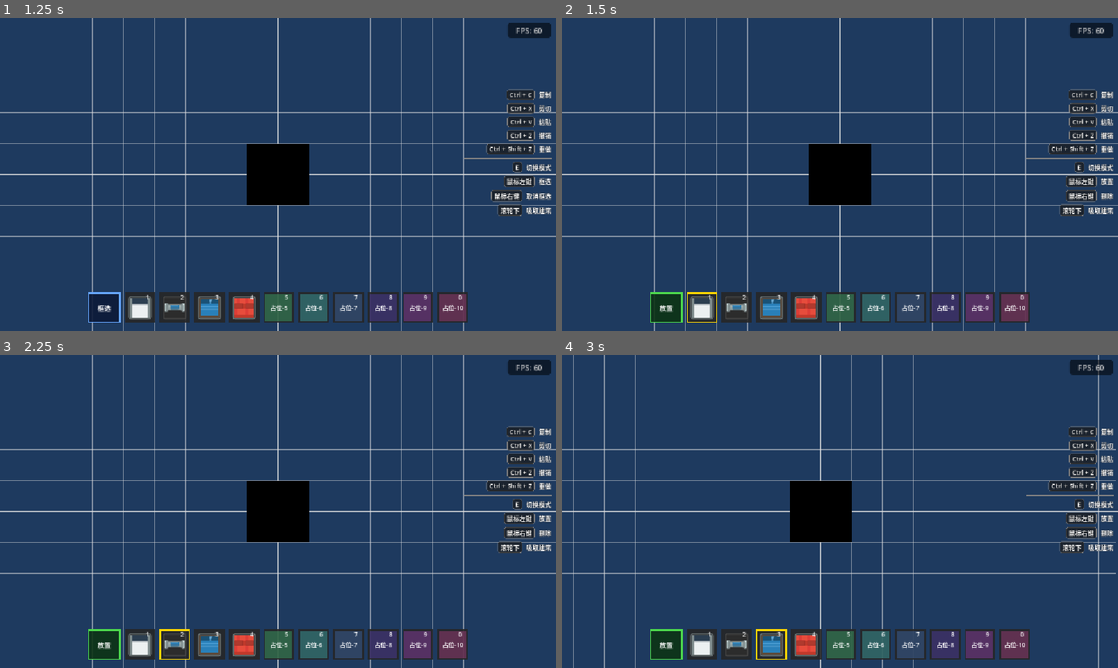
Above: before the commit, frames 1-4 (two rows, left to right).
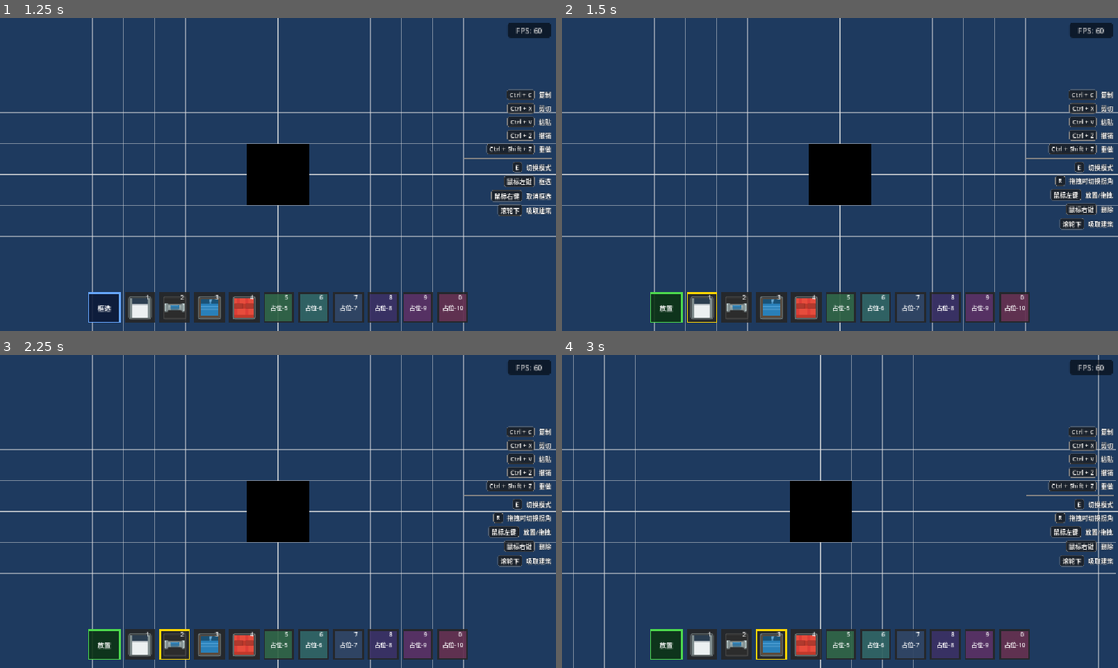
Above: after the commit, the same moments.

Repository: liuyun847/demo
Game: Godot game, scene res://scenes/main.tscn
The game is run twice, just before and just after one commit, with the same random seed, the same clock (stepped at 60 frames per second) and the same inputs.
Inputs (mouse positions are in pixels of both pictures, inside the frame that each line leads up to):
- Up to frame 1 (1.25 s): click "开始游戏" at 0.5 s
- Up to frame 2 (1.5 s): tap Enter at 1.25 s; drag from (701, 309) to (895, 105) at 1.27 s
- Up to frame 3 (2.25 s): tap Space at 2 s; drag from (172, 646) to (250, 574) at 2.02 s
- Up to frame 4 (3 s): tap Enter at 2.75 s; move the mouse to (773, 646) at 2.77 s; hold D (move_right) from 2.78 s (still down); hold R (rotate_clipboard) from 2.78 s (still down); click (773, 646) at 2.85 s

Frame 1 is identical in both runs. In frame 2, 1.2% of the frame differs, in the area x 87-100%, y 50-68%; in frame 3, 1.2%; in frame 4, 1.2%.

Commit message:
refactor(building): 添加L形格子生成工具并优化拖拽选择
1. 新增BuildingManager.get_l_cells方法生成L形路径格子，支持拐角方向配置
2. 更新按键绑定显示文本，将旋转功能描述改为"旋转/切换"
3. 重构拖拽选择逻辑，支持通过旋转按键切换L形拐角方向
4. 完善对应单元测试用例

Diff:
--- a/scripts/autoload/keybind_manager.gd
+++ b/scripts/autoload/keybind_manager.gd
@@ -18,7 +18,7 @@
 	"ui_paste": "粘贴",
 	"ui_undo": "撤销",
 	"ui_redo": "重做",
-	"rotate_clipboard": "粘贴时旋转",
+	"rotate_clipboard": "旋转/切换",
 }
 
 const COMBO_MODIFIER: Dictionary = {
--- a/scripts/building/building_manager.gd
+++ b/scripts/building/building_manager.gd
@@ -417,6 +417,22 @@
 
 	return cells
 
+static func get_l_cells(from_pos: Vector2i, to_pos: Vector2i, corner_first_horizontal: bool) -> Array[Vector2i]:
+	var cells: Array[Vector2i] = []
+	var corner: Vector2i
+	if corner_first_horizontal:
+		corner = Vector2i(to_pos.x, from_pos.y)
+	else:
+		corner = Vector2i(from_pos.x, to_pos.y)
+
+	var seg1 := get_line_cells(from_pos, corner)
+	var seg2 := get_line_cells(corner, to_pos)
+	cells.append_array(seg1)
+	for pos in seg2:
+		if pos != corner:
+			cells.append(pos)
+	return cells
+
 static func get_paste_line_anchors(from_pos: Vector2i, to_pos: Vector2i, unit_width: int, unit_height: int) -> Array[Vector2i]:
 	var anchors: Array[Vector2i] = []
 	var dx := to_pos.x - from_pos.x
--- a/scripts/grid/map_input_handler.gd
+++ b/scripts/grid/map_input_handler.gd
@@ -9,6 +9,8 @@
 
 var _last_hovered_grid: Vector2i = Vector2i(-99999, -99999)
 var _has_camera: bool = false
+var _drag_corner_first_horizontal: bool = true
+var _last_drag_grid: Vector2i = Vector2i.ZERO
 
 func _ready() -> void:
 	if not building_manager:
@@ -49,6 +51,16 @@
 	return not _is_building_placement_mode() and not _is_paste_mode()
 
 func _unhandled_input(event: InputEvent) -> void:
+	if event.is_action_pressed("rotate_clipboard") and not event.is_echo():
+		if _state_machine.current_state == _InputStateMachine.State.DRAGGING:
+			_drag_corner_first_horizontal = not _drag_corner_first_horizontal
+			var start_grid: Vector2i = _state_machine.context.get("start_grid", Vector2i.ZERO)
+			if start_grid != _last_drag_grid:
+				var cells: Array[Vector2i] = BuildingManager.get_l_cells(start_grid, _last_drag_grid, _drag_corner_first_horizontal)
+				building_manager.show_ghost(cells)
+			get_viewport().set_input_as_handled()
+			return
+
 	if not _has_camera:
 		return
 	var viewport: Viewport = get_viewport()
@@ -114,7 +126,8 @@
 		_InputStateMachine.State.DRAGGING:
 			var start_grid: Vector2i = _state_machine.context.get("start_grid", Vector2i.ZERO)
 			if grid_pos != start_grid:
-				var cells: Array[Vector2i] = BuildingManager.get_line_cells(start_grid, grid_pos)
+				_last_drag_grid = grid_pos
+				var cells: Array[Vector2i] = BuildingManager.get_l_cells(start_grid, grid_pos, _drag_corner_first_horizontal)
 				building_manager.show_ghost(cells)
 			viewport.set_input_as_handled()
 		_InputStateMachine.State.REMOVING:
@@ -184,7 +197,7 @@
 		var ctx: Dictionary = _state_machine.context
 		var start_grid: Vector2i = ctx.get("start_grid", Vector2i.ZERO)
 		var building_type: String = ctx.get("building_type", "default")
-		var cells: Array[Vector2i] = BuildingManager.get_line_cells(start_grid, grid_pos)
+		var cells: Array[Vector2i] = BuildingManager.get_l_cells(start_grid, grid_pos, _drag_corner_first_horizontal)
 		var placed: Dictionary = {}
 		for cell: Vector2i in cells:
 			if building_manager.place_building(cell, building_type):
--- a/scripts/ui/key_hints.gd
+++ b/scripts/ui/key_hints.gd
@@ -12,6 +12,7 @@
 var _right_click_desc: Label
 var _pipette_desc: Label
 var _rotate_row: HBoxContainer
+var _rotate_desc: Label
 
 @onready var _inventory_bar: InventoryBar = %InventoryBar
 
@@ -85,8 +86,8 @@
 	var key_label := _make_keycap("rotate_clipboard")
 	_rotate_row.add_child(key_label)
 
-	var desc := _make_desc("粘贴时旋转")
-	_rotate_row.add_child(desc)
+	_rotate_desc = _make_desc("粘贴时旋转")
+	_rotate_row.add_child(_rotate_desc)
 
 	_rotate_row.hide()
 	add_child(_rotate_row)
@@ -209,11 +210,13 @@
 		"paste":
 			_left_click_desc.text = "粘贴"
 			_right_click_desc.text = "取消粘贴"
+			_rotate_desc.text = "粘贴时旋转"
 			_rotate_row.show()
 		"place":
-			_left_click_desc.text = "放置"
+			_left_click_desc.text = "放置/拖拽"
 			_right_click_desc.text = "删除"
-			_rotate_row.hide()
+			_rotate_desc.text = "拖拽时切换拐角"
+			_rotate_row.show()
 		"select":
 			_left_click_desc.text = "框选"
 			_right_click_desc.text = "取消框选"
--- a/tests/unit/test_building_manager.gd
+++ b/tests/unit/test_building_manager.gd
@@ -103,6 +103,47 @@
 	assert_eq(cells.size(), 1, "单点应返回 1 个格子")
 	assert_eq(cells[0], Vector2i(2, 2))
 
+func test_get_l_cells_horizontal_then_vertical():
+	var cells = _BM.get_l_cells(Vector2i(0, 0), Vector2i(3, 2), true)
+	assert_eq(cells.size(), 6, "L形先横后纵: (0,0)→(3,2) 应有6格")
+	assert_eq(cells[0], Vector2i(0, 0), "起点应为 (0,0)")
+	assert_eq(cells[1], Vector2i(1, 0))
+	assert_eq(cells[2], Vector2i(2, 0))
+	assert_eq(cells[3], Vector2i(3, 0), "拐角应为 (3,0)")
+	assert_eq(cells[4], Vector2i(3, 1))
+	assert_eq(cells[5], Vector2i(3, 2), "终点应为 (3,2)")
+
+func test_get_l_cells_vertical_then_horizontal():
+	var cells = _BM.get_l_cells(Vector2i(0, 0), Vector2i(3, 2), false)
+	assert_eq(cells.size(), 6, "L形先纵后横: (0,0)→(3,2) 应有6格")
+	assert_eq(cells[0], Vector2i(0, 0), "起点应为 (0,0)")
+	assert_eq(cells[1], Vector2i(0, 1))
+	assert_eq(cells[2], Vector2i(0, 2), "拐角应为 (0,2)")
+	assert_eq(cells[3], Vector2i(1, 2))
+	assert_eq(cells[4], Vector2i(2, 2))
+	assert_eq(cells[5], Vector2i(3, 2), "终点应为 (3,2)")
+
+func test_get_l_cells_reverse():
+	var cells = _BM.get_l_cells(Vector2i(3, 2), Vector2i(0, 0), true)
+	assert_eq(cells.size(), 6, "反向L形先横后纵: (3,2)→(0,0) 应有6格")
+	assert_has(cells, Vector2i(0, 0))
+	assert_has(cells, Vector2i(0, 1))
+	assert_has(cells, Vector2i(0, 2))
+	assert_has(cells, Vector2i(1, 2))
+	assert_has(cells, Vector2i(2, 2))
+	assert_has(cells, Vector2i(3, 2))
+
+func test_get_l_cells_straight_line():
+	var cells_h = _BM.get_l_cells(Vector2i(0, 0), Vector2i(5, 0), true)
+	assert_eq(cells_h.size(), 6, "水平线L形退化为直线: 应有6格")
+	var cells_v = _BM.get_l_cells(Vector2i(0, 0), Vector2i(0, 5), false)
+	assert_eq(cells_v.size(), 6, "垂直线L形退化为直线: 应有6格")
+
+func test_get_l_cells_single_point():
+	var cells = _BM.get_l_cells(Vector2i(2, 2), Vector2i(2, 2), true)
+	assert_eq(cells.size(), 1, "单点L形: 应有1格")
+	assert_eq(cells[0], Vector2i(2, 2))
+
 func test_get_rect_cells():
 	var cells = _bm.get_rect_cells(Vector2i(1, 1), Vector2i(3, 3))
 	assert_eq(cells.size(), 9, "3x3 矩形应有 9 个格子")
